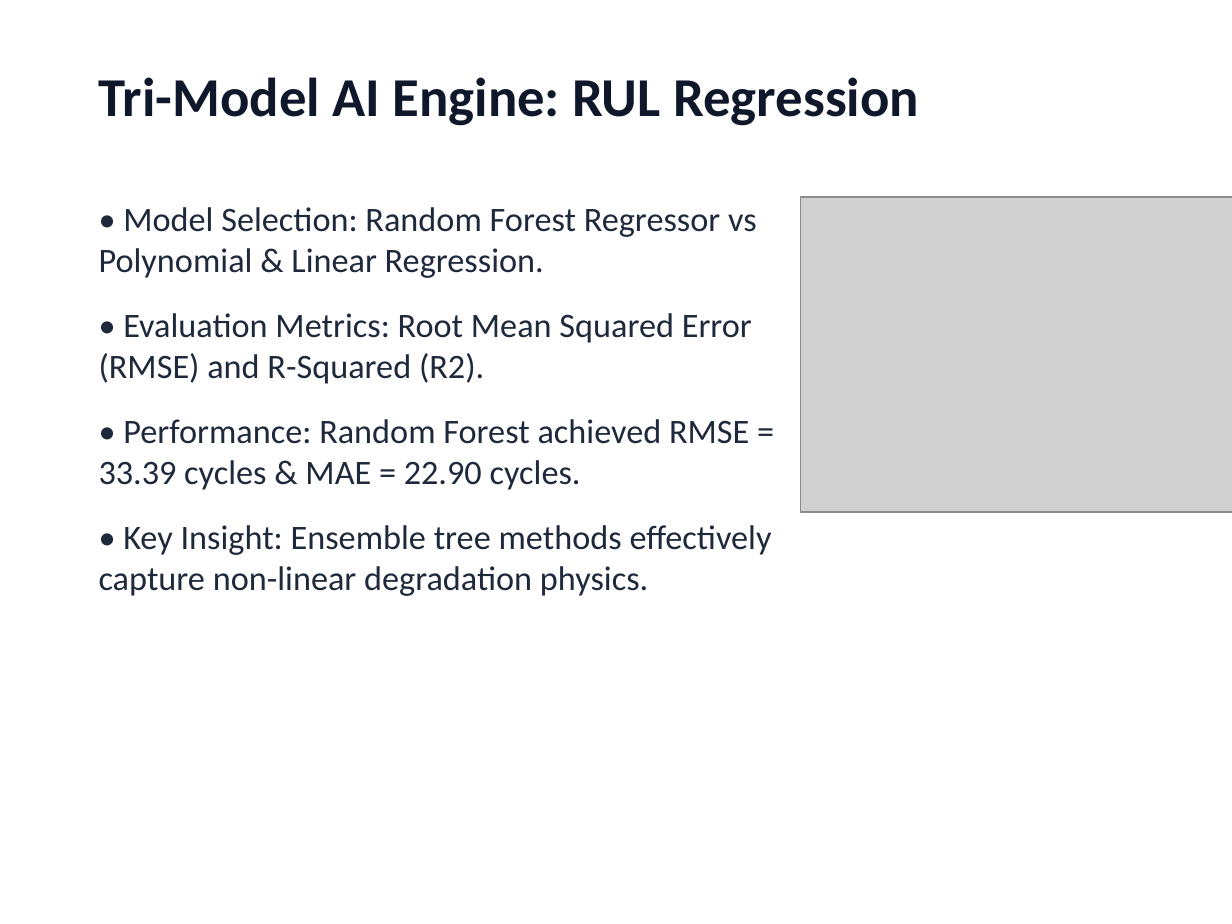
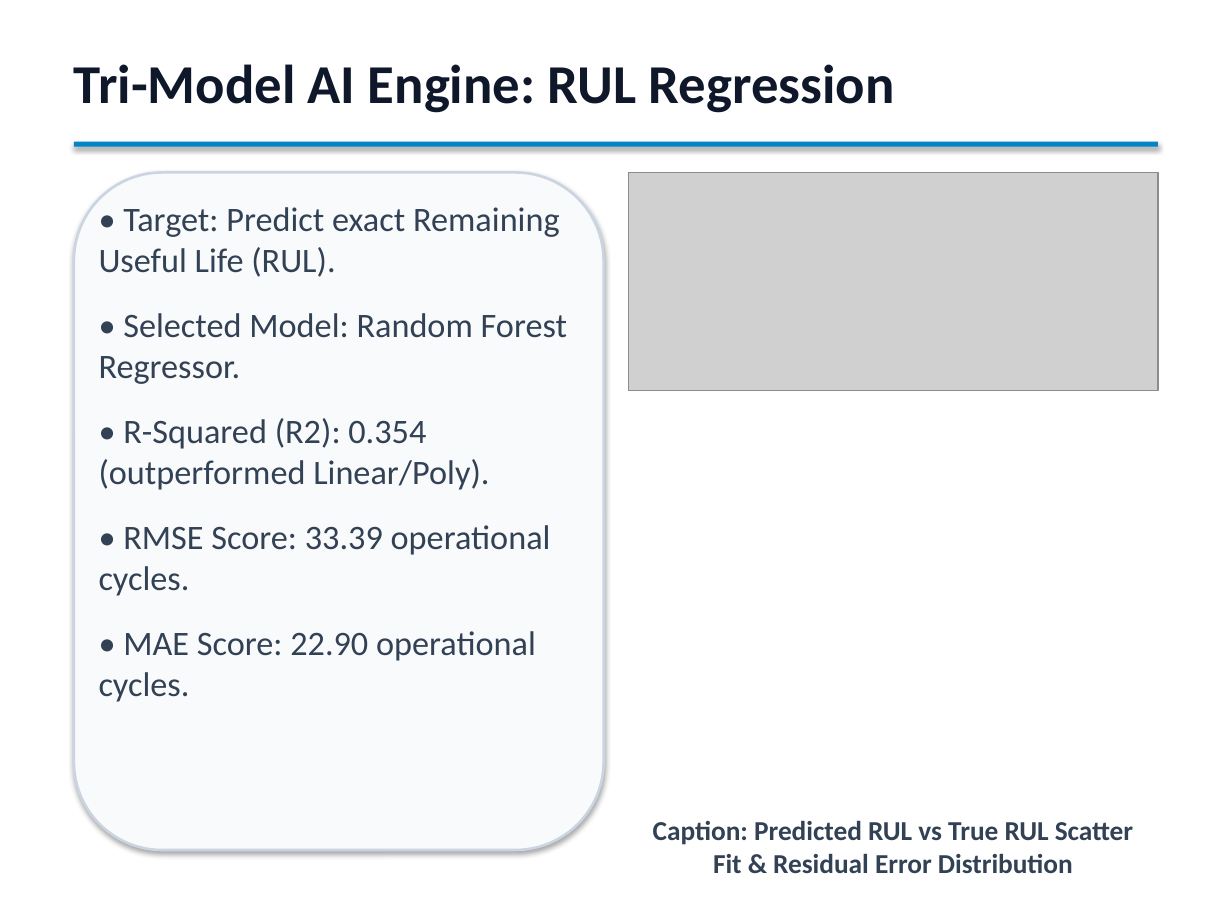
Before and after one commit to PiyushTiwari2051/Predictive-Master, a slide deck: slide 10 of Predictive_Maintenance_Internship_Presentation.pptx. Drawn at 1232x924 pixels with LibreOffice and Linux fonts; fonts in the diff are those of the drawing; grey boxes stand for pictures. Boxes give left, top, right and bottom in pixels: in the first picture for what was removed or moved away, otherwise in the second. Text is boxed around its words. In the diff, an @@ line names an element or a change of style, - is before the commit and + after.

Commit message:
Update masterpiece presentation PPTX with exact 100% template rule compliance

```diff
--- a/Predictive_Maintenance_Internship_Presentation.pptx
+++ b/Predictive_Maintenance_Internship_Presentation.pptx
@@ text "Tri-Model AI Engine: RUL Regression": place and size @@
-text "Tri-Model AI Engine: RUL Regression" at box(99, 77, 919, 126)
+text "Tri-Model AI Engine: RUL Regression" at box(74, 64, 895, 113)
@@ rectangle added at box(74, 142, 1158, 147), fill #0284C7 @@
@@ rounded rectangle added at box(74, 172, 604, 850), fill #F8FAFC, outline #CBD5E1 1.5 pt @@
@@ picture: place and size @@
-picture at box(801, 197, 1232, 513)
+picture at box(628, 172, 1158, 391)
@@ text at box(99, 207, 567, 702): text changed; text colour #1E293B to #334155 @@
-• Model Selection: Random Forest Regressor vs Polynomial & Linear Regression.
-• Evaluation Metrics: Root Mean Squared Error (RMSE) and R-Squared (R2).
-• Performance: Random Forest achieved RMSE = 33.39 cycles & MAE = 22.90 cycles.
-• Key Insight: Ensemble tree methods effectively capture non-linear degradation physics.
+• Target: Predict exact Remaining Useful Life (RUL).
+• Selected Model: Random Forest Regressor.
+• R-Squared (R2): 0.354 (outperformed Linear/Poly).
+• RMSE Score: 33.39 operational cycles.
+• MAE Score: 22.90 operational cycles.
@@ text added at box(653, 821, 1133, 873), 16 pt, text #334155, bold @@
+Caption: Predicted RUL vs True RUL Scatter Fit & Residual Error Distribution
```
Also in this commit, not shown: 13 other slides changed, 2 slides added, 2 slides removed, 1 other file.
